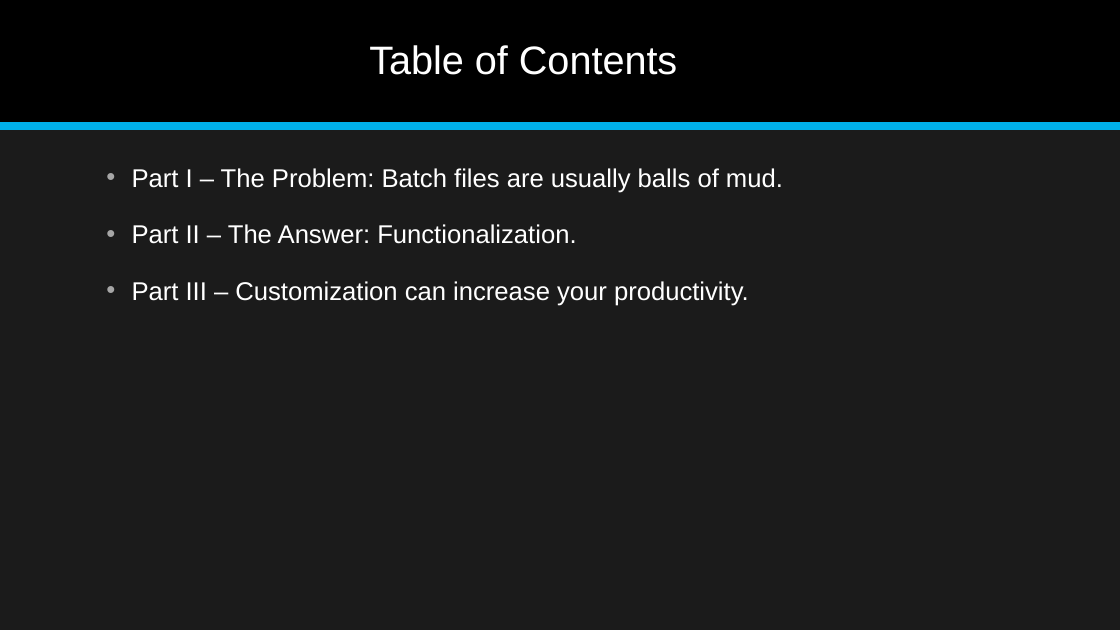
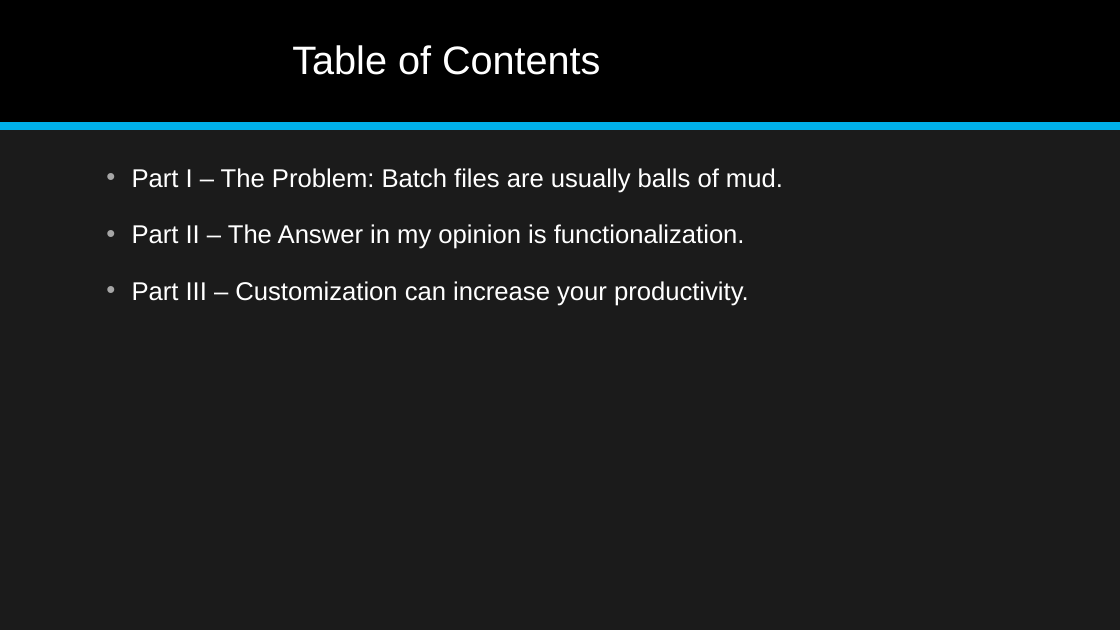
Before and after one commit to jonathan-r-jones/Composable-Batch-Files, a slide deck: slide 2 of Composable Batch File Helper.pptx. Drawn at 1120x630 pixels with LibreOffice and Linux fonts; fonts in the diff are those of the drawing. Boxes give left, top, right and bottom in pixels: in the first picture for what was removed or moved away, otherwise in the second. Text is boxed around its words. In the diff, an @@ line names an element or a change of style, - is before the commit and + after.

```diff
--- a/Composable Batch File Helper.pptx
+++ b/Composable Batch File Helper.pptx
@@ title "Table of Contents": place and size @@
-title "Table of Contents" at <box>369,45,677,75</box>
+title "Table of Contents" at <box>292,45,600,75</box>
@@ text at <box>132,224,745,249</box>: text changed @@
-• Part II – The Answer: Functionalization.
+• Part II – The Answer in my opinion is functionalization.
```
Also in this commit, not shown: 2 other slides changed.
